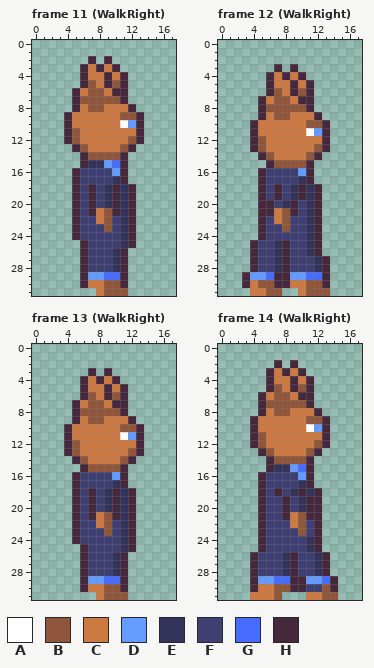
One commit to this pixel-art file: sprites/catman.ase. The picture above was drawn from the file before the commit.
18x32 pixels, 22 frames. Shown: frame 11 (WalkRight), frame 12 (WalkRight), frame 13 (WalkRight), frame 14 (WalkRight). The commit also changed other frames, which this record leaves out.
Palette (. is transparent): A #ffffff  B #8f563b  C #cd7942  D #639bff  E #33335b  F #3f3f74  G #476cff  H #45283c
Pixels before, frame 11 (WalkRight), first column x 4:
 2 ...H.H....
 3 ..HCHCH...
 4 ..HCCHCH..
 5 ..HBCHBH..
 6 .HCBBCHH..
 7 .HBBBBBH..
 8 .HCBBCCCH.
 9 HCCCCCCBBH
10 HCCCCCCADH
11 HBCCCCCCCH
12 HBCCCCCCBH
13 .HBCCCCBH.
14 ..HBBBBH..
15 ..HEEDGH..
16 .HFFFFDH..
17 .HFFFFEH..
18 .HFHFEHEH.
19 .HFHFEHEH.
20 .HFHFEHEH.
21 .HFHCBHEH.
22 .HFFCBFEH.
23 .HFFFBFEH.
24 .HFFFFFEH.
25 ..HFFFFEH.
26 ..HFFFEH..
27 ..HFFFEH..
28 ..HFFFEH..
29 ..HDDGGH..
30 ..HCCBBH..
31 ....CBBB..
Pixels before, frame 12 (WalkRight), first column x 3:
 3 ....H.H....
 4 ...HCHCH...
 5 ...HCCHCH..
 6 ...HBCHBH..
 7 ..HCBBCHH..
 8 ..HBBBBBH..
 9 ..HCBBCCCH.
10 .HCCCCCCBBH
11 .HCCCCCCADH
12 .HBCCCCCCCH
13 .HBCCCCCCBH
14 ..HBCCCCBH.
15 ...HBBBBH..
16 ..HFFFFDH..
17 ..HFFFFEH..
18 ..HFHFEHEH.
19 ..HFHFEHEH.
20 ..HHFEHFEH.
21 ..HHCBHFEH.
22 ..HFCBFFEH.
23 ..HFFBFFEH.
24 ..HFFFFFEH.
25 .HFFEHFFEH.
26 .HFFEHFFEH.
27 .HFFEHFFFEH
28 .HFFEHFFFEH
29 HDDGHHDDGGH
30 HCBBHHCCBBH
31 .CCBB..CBBB
Pixels before, frame 13 (WalkRight), first column x 4:
 3 ...H.H....
 4 ..HCHCH...
 5 ..HCCHCH..
 6 ..HBCHBH..
 7 .HCBBCHH..
 8 .HBBBBBH..
 9 .HCBBCCCH.
10 HCCCCCCBBH
11 HCCCCCCADH
12 HBCCCCCCCH
13 HBCCCCCCBH
14 .HBCCCCBH.
15 ..HBBBBH..
16 .HFFFFDH..
17 .HFFFFEH..
18 .HFHFEHEH.
19 .HFHFEHEH.
20 .HFHFEHEH.
21 .HFHCBHEH.
22 .HFFCBFEH.
23 .HFFFBFEH.
24 .HFFFFFEH.
25 ..HFFFFEH.
26 ..HFFFEH..
27 ..HFFFEH..
28 ..HFFFEH..
29 ..HDDGGH..
30 ..HCCBBH..
31 ....CBBB..
Pixels before, frame 14 (WalkRight), first column x 4:
 2 ...H.H.....
 3 ..HCHCH....
 4 ..HCCHCH...
 5 ..HBCHBH...
 6 .HCBBCHH...
 7 .HBBBBBH...
 8 .HCBBCCCH..
 9 HCCCCCCBBH.
10 HCCCCCCADH.
11 HBCCCCCCCH.
12 HBCCCCCCBH.
13 .HBCCCCBH..
14 ..HBBBBH...
15 ..HEEDGH...
16 .HFFFFDH...
17 .HFFFFEH...
18 .HFHFEHEH..
19 .HFFHFEHH..
20 .HFFHFEHH..
21 .HFFHCBHH..
22 .HFFFCBFH..
23 .HFFFFBFH..
24 .HFFFFFEH..
25 .HFFFFFEH..
26 HFFFEHFFEH.
27 HFFFEHFFEH.
28 HFFFEHFFEH.
29 HDDGGHHDDGH
30 HCCBBHHFFBH
31 CCCB...CCBB
And afterwards:
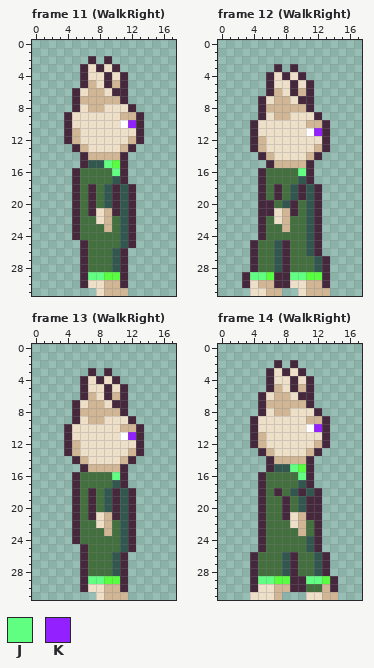
Colours new in this view: J #61ff81  K #9320fe
From old to new:
Colour B changes from #8f563b to #d0b695.
Colour C changes from #cd7942 to #eedfc9.
Colour E changes from #33335b to #32574e.
Colour F changes from #3f3f74 to #446f3e.
Colour G changes from #476cff to #58fd3f.
Frame 11 (WalkRight):
The edit turns colour D into colour J in row 15 at x 9; in row 16 at x 10; in row 29 at x 7 to 8.
The edit turns colour D into colour K in row 10 at x 12.
Frame 12 (WalkRight):
The edit turns colour D into colour J in row 16 at x 10; in row 29 at x 4 to 5 and 9 to 10.
The edit turns colour D into colour K in row 11 at x 12.
Frame 13 (WalkRight):
The edit turns colour D into colour J in row 16 at x 10; in row 29 at x 7 to 8.
The edit turns colour D into colour K in row 11 at x 12.
Frame 14 (WalkRight):
The edit turns colour D into colour J in row 15 at x 9; in row 16 at x 10; in row 29 at x 5 to 6 and 11 to 12.
The edit turns colour D into colour K in row 10 at x 12.
Boxes around the changes in both pictures, in picture pixels (x1, y1, x2, y2):
changed: (72, 64, 136, 296)
changed: (250, 72, 330, 296)
changed: (72, 376, 136, 600)
changed: (250, 368, 338, 600)
